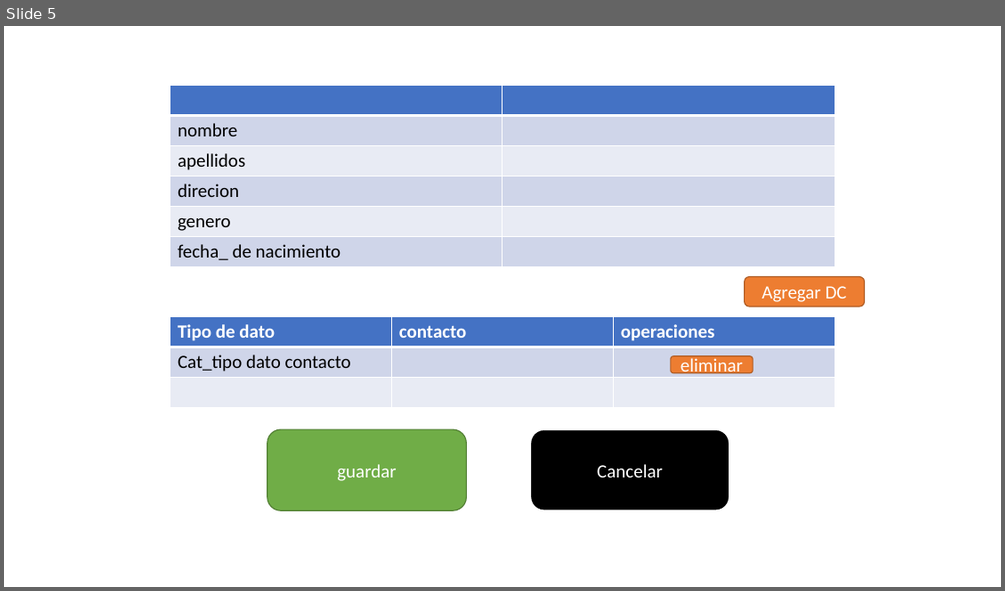
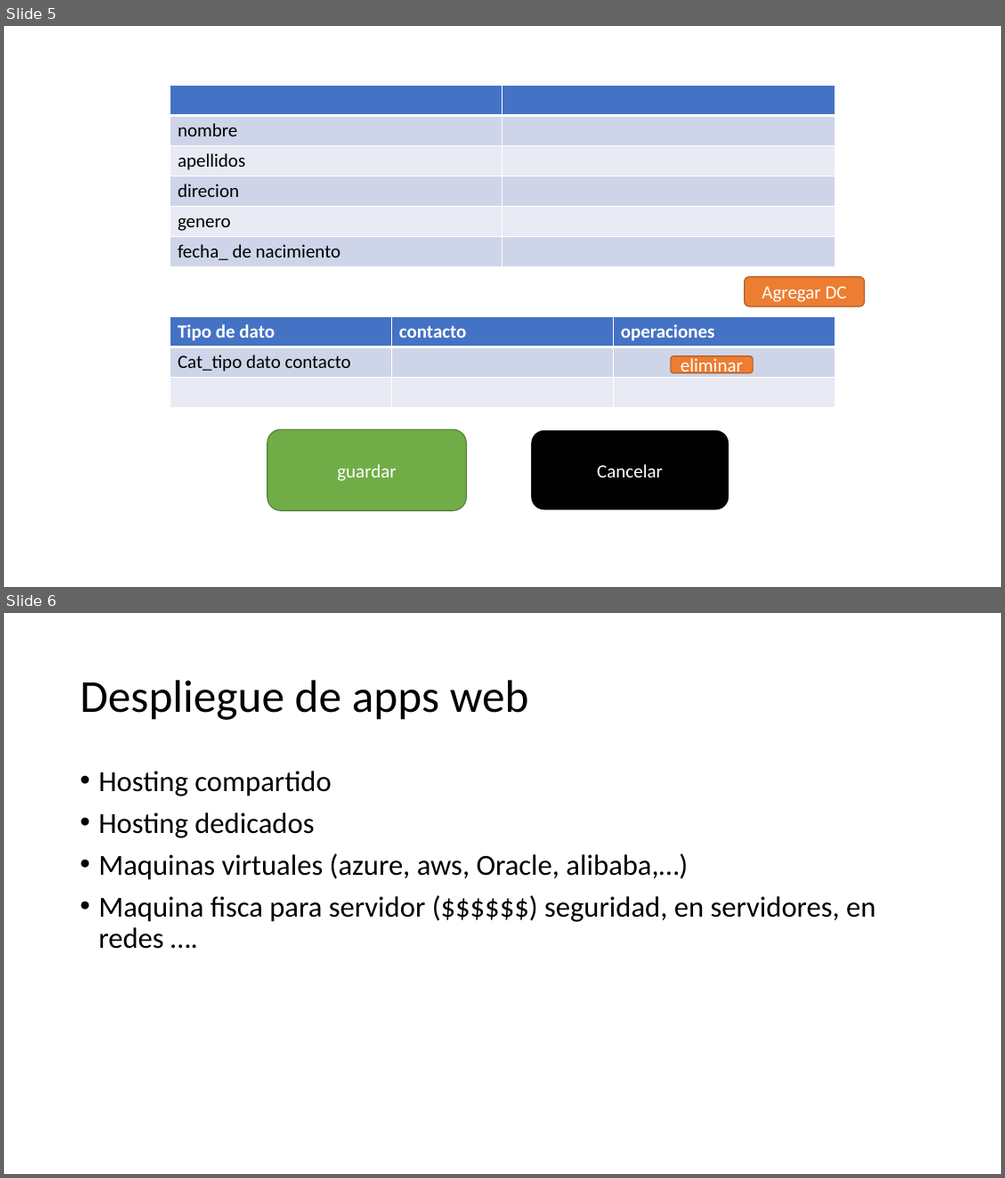
Before and after one commit to enriquecr1990/cap_php_feb22, a slide deck: documentacion/Presentación1.pptx. Shown one above the other, each under a label of ours: slide 5 before the commit, slides 5 and 6 after it. The pictures are 1005x591 and 1005x1178 pixels, drawn with LibreOffice and Linux fonts; fonts in the diff are those of the drawing. Boxes give left, top, right and bottom in pixels: in the first picture for what was removed or moved away, otherwise in the second. Text is boxed around its words. In the diff, an @@ line names an element or a change of style, - is before the commit and + after.

```diff
--- a/documentacion/Presentación1.pptx
+++ b/documentacion/Presentación1.pptx
@@ slide 6 added at <box>4,613,1001,1174</box>, background #FFFFFF @@
@@ title added at <box>80,680,529,720</box>, 44 pt, text #000000 @@
+Despliegue de apps web
@@ text added at <box>98,771,875,949</box>, 28 pt, text #000000 @@
+• Hosting compartido
+• Hosting dedicados
+• Maquinas virtuales (azure, aws, Oracle, alibaba,…)
+• Maquina fisca para servidor ($$$$$$) seguridad, en servidores, en redes ….
```
Also in this commit, not shown: 11 other files.
